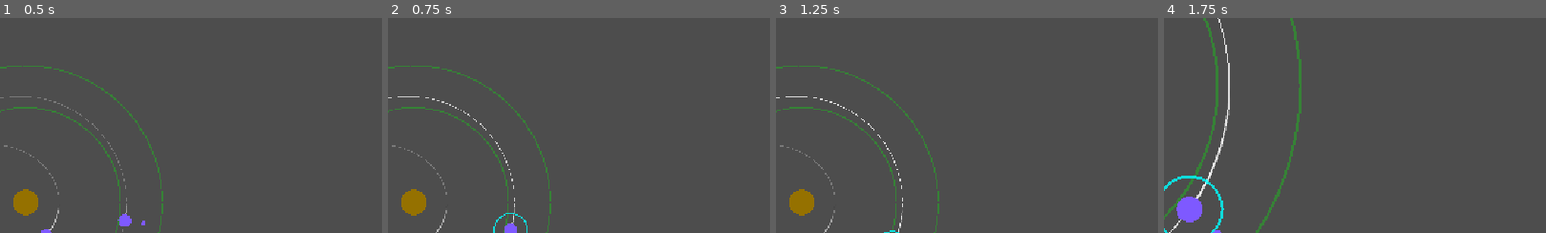
Above: before the commit, frames 1-4 (left to right).
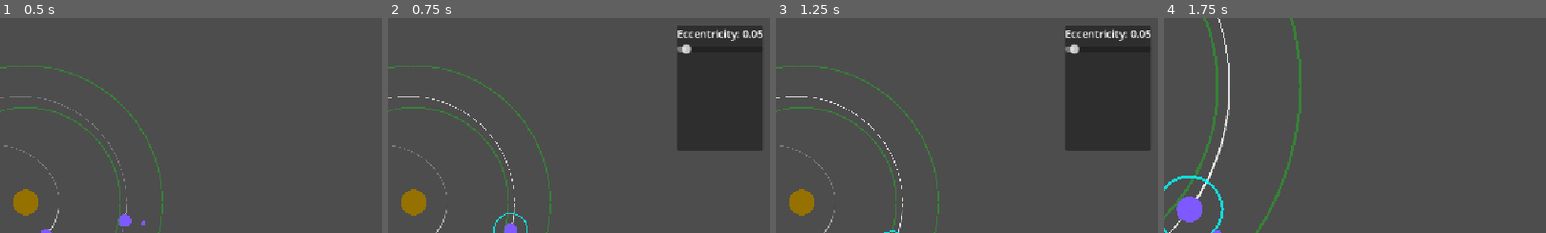
Above: after the commit, the same moments.

Repository: EvaPelko/AgriQuest
Game: Godot game, scene res://scenes/system.tscn
Two runs of this game, one before a commit and one after it. Both use one fixed random seed, a clock stepped at 60 frames per second and the inputs below. The engine's default icon, where the game draws it, is replaced by a stand-in: a white triangle on a blue panel in a dark square.
Inputs (mouse positions are % of the whole screen's width and height, from its top left):
- Up to frame 1 (0.5 s): no input
- Up to frame 2 (0.75 s): drag from (63, 54) to (60, 28) at 0.52 s
- Up to frame 3 (1.25 s): no input
- Up to frame 4 (1.75 s): click "Terraform Earth" at 1.25 s
The pictures show only the part of the screen within x 47-97%, y 7-57%; the shares and areas given below are measured in that part.

Frame 1 is identical in both runs. In frame 2, 13% of the frame differs, in the area x 75-98%, y 3-62%; in frame 3, 13%; in frame 4, nothing differs.

Commit message:
add eccentricity slider

Diff:
--- a/solar-system/scenes/system.tscn
+++ b/solar-system/scenes/system.tscn
@@ -6,12 +6,15 @@
 [ext_resource type="PackedScene" uid="uid://b1j8yb7pbjslp" path="res://scenes/moon.tscn" id="3_rec6r"]
 [ext_resource type="PackedScene" uid="uid://bclyg41sot6jm" path="res://scenes/GizmoHandle.tscn" id="5_qm6kw"]
 
-[node name="Node2D" type="Node2D" unique_id=669897972 node_paths=PackedStringArray("camera", "terraform_button", "orbit_button", "gizmo_handle")]
+[node name="Node2D" type="Node2D" unique_id=669897972 node_paths=PackedStringArray("camera", "terraform_button", "orbit_button", "gizmo_handle", "planet_info_panel", "eccentricity_slider", "eccentricity_label")]
 script = ExtResource("1_licsr")
 camera = NodePath("Camera2D")
 terraform_button = NodePath("CanvasLayer/SelectionPanel/TerraformButton")
 orbit_button = NodePath("CanvasLayer/SelectionPanel/OrbitButton")
 gizmo_handle = NodePath("GizmoHandle")
+planet_info_panel = NodePath("CanvasLayer/PlanetInfoPanel")
+eccentricity_slider = NodePath("CanvasLayer/PlanetInfoPanel/VBoxContainer/EccentricitySlider")
+eccentricity_label = NodePath("CanvasLayer/PlanetInfoPanel/VBoxContainer/EccentricityLabel")
 
 [node name="Camera2D" type="Camera2D" parent="." unique_id=923855365]
 
@@ -81,6 +84,24 @@
 
 [node name="TerraformingHUD" type="CanvasLayer" parent="CanvasLayer" unique_id=784360361]
 
+[node name="PlanetInfoPanel" type="PanelContainer" parent="CanvasLayer" unique_id=534216205]
+offset_left = 973.0
+offset_top = 58.0
+offset_right = 1089.0
+offset_bottom = 246.0
+
+[node name="VBoxContainer" type="VBoxContainer" parent="CanvasLayer/PlanetInfoPanel" unique_id=975448280]
+layout_mode = 2
+
+[node name="EccentricityLabel" type="Label" parent="CanvasLayer/PlanetInfoPanel/VBoxContainer" unique_id=1354599185]
+layout_mode = 2
+text = "Eccentricity"
+
+[node name="EccentricitySlider" type="HSlider" parent="CanvasLayer/PlanetInfoPanel/VBoxContainer" unique_id=216399792]
+layout_mode = 2
+max_value = 0.9
+step = 0.01
+
 [node name="GizmoHandle" parent="." unique_id=1335083992 instance=ExtResource("5_qm6kw")]
 
 [editable path="SystemMap/EarthOrbit/Planet"]
--- a/solar-system/scripts/MainSystem.gd
+++ b/solar-system/scripts/MainSystem.gd
@@ -6,6 +6,11 @@
 @export var orbit_button: Button
 @export var gizmo_handle: OrbitGizmoHandle
 var can_deselect: bool = true
+
+@export_group("UI Controls")
+@export var planet_info_panel: PanelContainer
+@export var eccentricity_slider: HSlider
+@export var eccentricity_label: Label
 
 var selected_planet: Node2D = null
 
@@ -21,6 +26,10 @@
 			# Hide terraform button when in terraforming mode,
 			# or show it if we are back in system view AND a planet is selected
 			terraform_button.visible = (not is_in_terraforming_mode) and (selected_planet != null)
+
+		# Hide the right side panel during terraforming mode
+		if planet_info_panel:
+			planet_info_panel.visible = (not is_in_terraforming_mode) and (selected_planet != null)
 
 # Default camera zoom levels
 var system_zoom: Vector2 = Vector2(1.0, 1.0)
@@ -43,6 +52,12 @@
 	if orbit_button:
 		orbit_button.visible = false
 		orbit_button.pressed.connect(_on_orbit_button_pressed)
+
+	if planet_info_panel:
+		planet_info_panel.visible = false
+
+	if eccentricity_slider:
+		eccentricity_slider.value_changed.connect(_on_eccentricity_slider_changed)
 
 	# Connect planet signals
 	call_deferred("connect_planet_signals")
@@ -74,6 +89,14 @@
 		terraform_button.visible = true
 		terraform_button.text = "Terraform " + planet.object_name
 
+	if planet_info_panel and not is_in_terraforming_mode:
+		planet_info_panel.visible = true
+
+	# Populate slider with current planet's eccentricity value
+	if eccentricity_slider and "eccentricity" in planet:
+		eccentricity_slider.set_value_no_signal(planet.eccentricity)
+		_update_eccentricity_label(planet.eccentricity)
+
 func on_planet_deselected() -> void:
 	if not is_in_terraforming_mode:
 		selected_planet = null
@@ -81,7 +104,23 @@
 			terraform_button.visible = false
 		reset_camera_zoom()
 
+	if planet_info_panel:
+		planet_info_panel.visible = false
+
 # --- BUTTON ACTIONS ---
+
+func _on_eccentricity_slider_changed(value: float) -> void:
+	if selected_planet and "eccentricity" in selected_planet:
+		selected_planet.eccentricity = value
+		_update_eccentricity_label(value)
+
+		# Position gizmo handle at the new apoapsis point!
+		if gizmo_handle:
+			gizmo_handle.update_position()
+
+func _update_eccentricity_label(val: float) -> void:
+	if eccentricity_label:
+		eccentricity_label.text = "Eccentricity: %.2f" % val
 
 func _on_terraform_button_pressed() -> void:
 	if not selected_planet:
